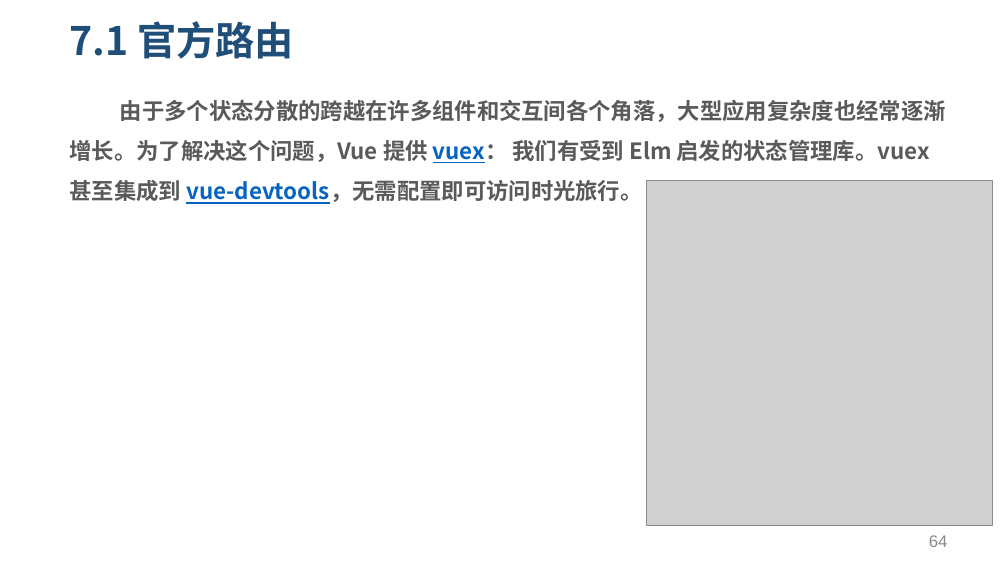
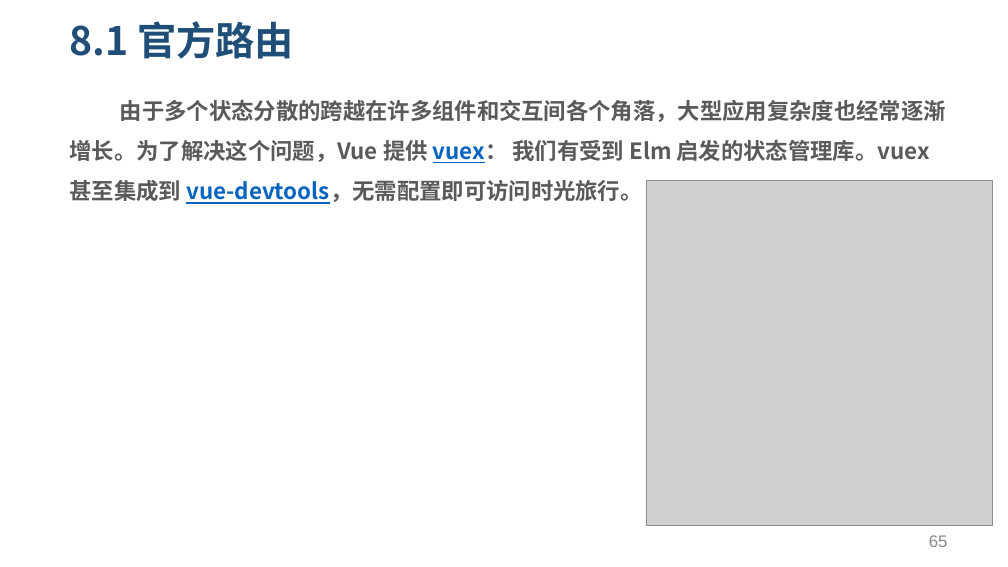
Before and after one commit to yxl2628/vuejs, a slide deck: slide 65 of 03 vue高级特性.pptx (slide 64 before the commit). Drawn at 1008x567 pixels with LibreOffice and Linux fonts; fonts in the diff are those of the drawing; grey boxes stand for pictures. Boxes give left, top, right and bottom in pixels: in the first picture for what was removed or moved away, otherwise in the second. Text is boxed around its words. In the diff, an @@ line names an element or a change of style, - is before the commit and + after.

```diff
--- a/03 vue高级特性.pptx
+++ b/03 vue高级特性.pptx
@@ title at <box>70,21,294,59</box>: text changed @@
-7.1 官方路由
+8.1 官方路由
@@ page number at <box>929,535,948,547</box>: text changed @@
-64
+65
```
Also in this commit, not shown: 3 other slides changed, 28 slides added, 2 other files.
